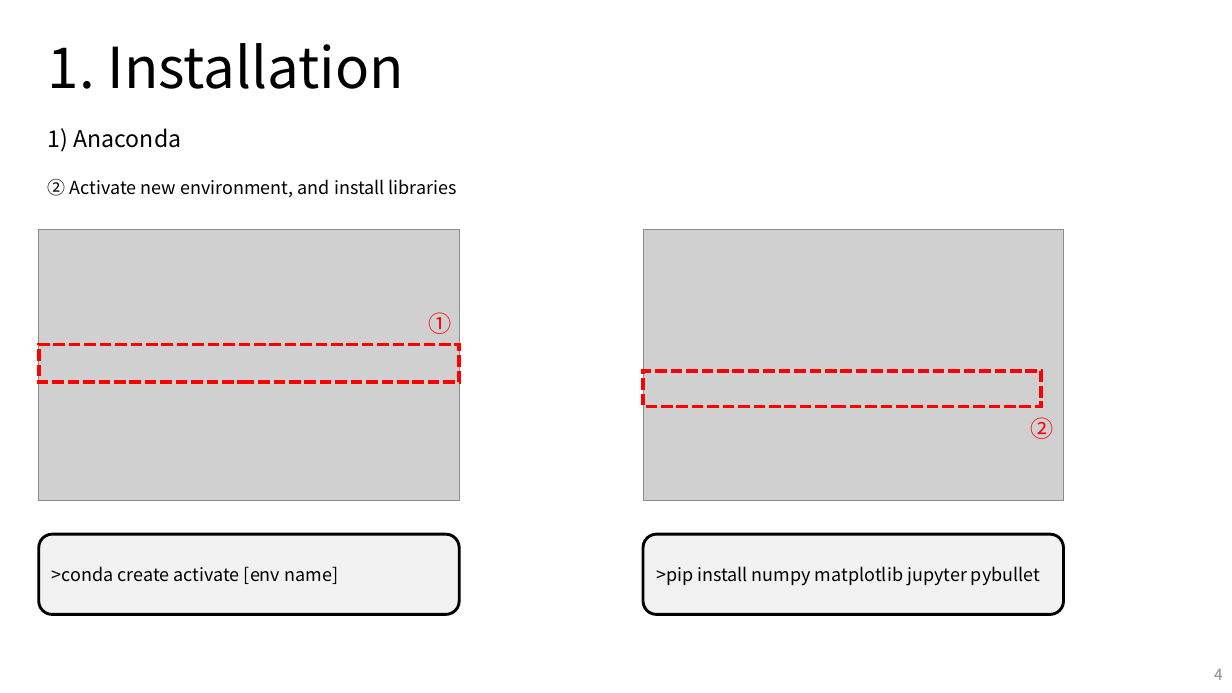
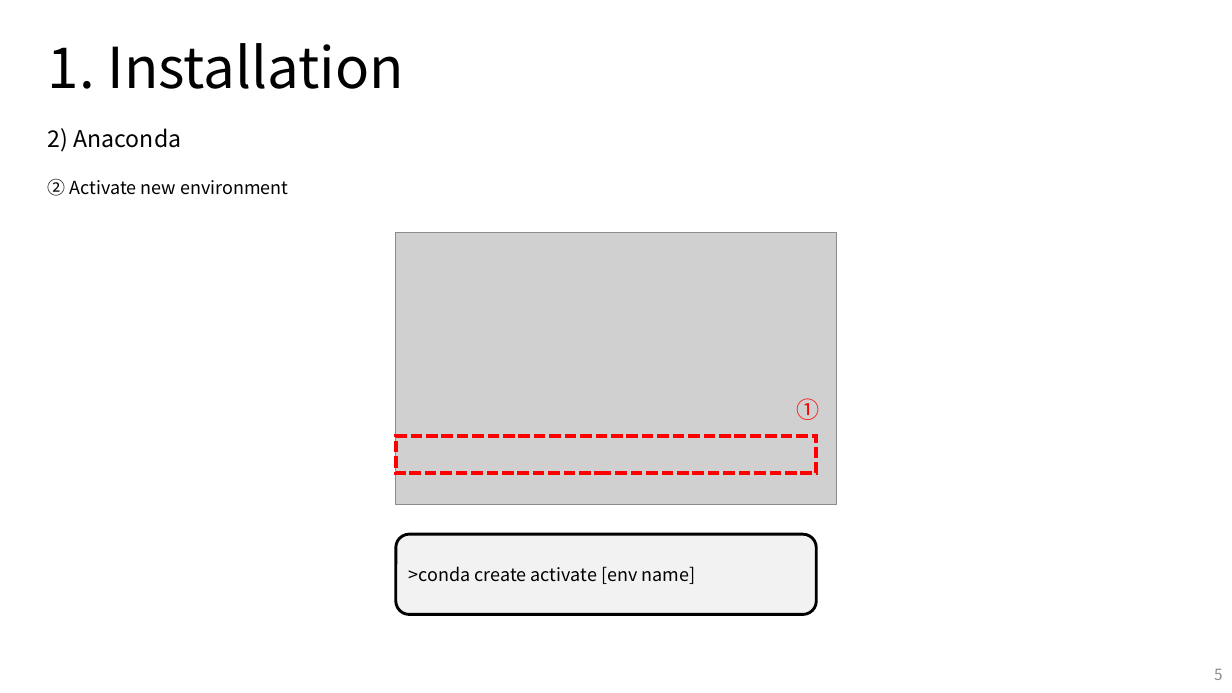
Before and after one commit to 0LYS0/mech439_pybullet, a slide deck: slide 5 of manual/Manual.pptx (slide 4 before the commit). Drawn at 1232x693 pixels with LibreOffice and Linux fonts; fonts in the diff are those of the drawing; grey boxes stand for pictures; background and template pictures are left out. Boxes give left, top, right and bottom in pixels: in the first picture for what was removed or moved away, otherwise in the second. Text is boxed around its words. In the diff, an @@ line names an element or a change of style, - is before the commit and + after.

```diff
--- a/manual/Manual.pptx
+++ b/manual/Manual.pptx
@@ text at box(48, 128, 182, 152): text changed @@
-1) Anaconda
+2) Anaconda
@@ text at box(48, 179, 288, 196): text changed @@
-② Activate new environment, and install libraries
+② Activate new environment
@@ picture removed at box(39, 229, 459, 500) @@
@@ picture added at box(396, 232, 836, 505) @@
@@ picture removed at box(643, 229, 1064, 500) @@
@@ rectangle removed at box(643, 372, 1042, 407) @@
@@ text "①": place and size @@
-text "①" at box(428, 312, 451, 334)
+text "①" at box(796, 398, 819, 420)
@@ text removed at box(1031, 417, 1054, 439) @@
-②
@@ rectangle: place and size @@
-rectangle at box(39, 345, 459, 382)
+rectangle at box(396, 436, 816, 473)
@@ rounded rectangle ">conda create activate [env name]": place and size @@
-rounded rectangle ">conda create activate [env name]" at box(39, 534, 459, 615)
+rounded rectangle ">conda create activate [env name]" at box(396, 534, 816, 615)
@@ rounded rectangle removed at box(643, 534, 1064, 615) @@
->pip install numpy matplotlib jupyter pybullet
@@ page number at box(1214, 669, 1223, 680): text changed @@
-4
+5
```
Also in this commit, not shown: 5 other slides changed, 4 slides added, 7 slides removed, 24 other files.
